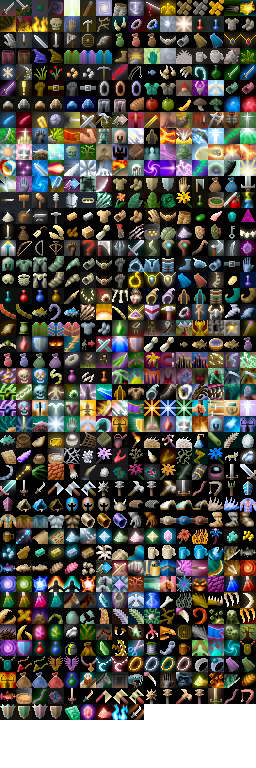
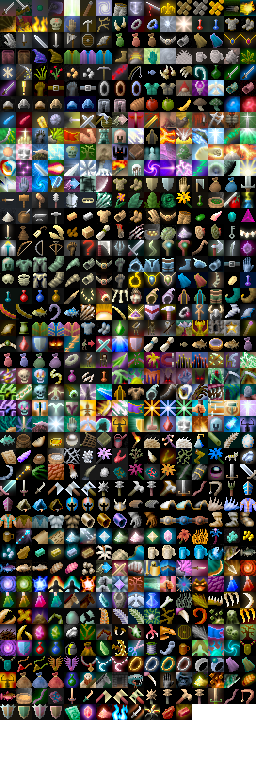
Layer changes from the first (256, 768) image to the second:
painted on "Background" over [145, 705, 190, 720]
painted on "shade" over [144, 704, 192, 720]
